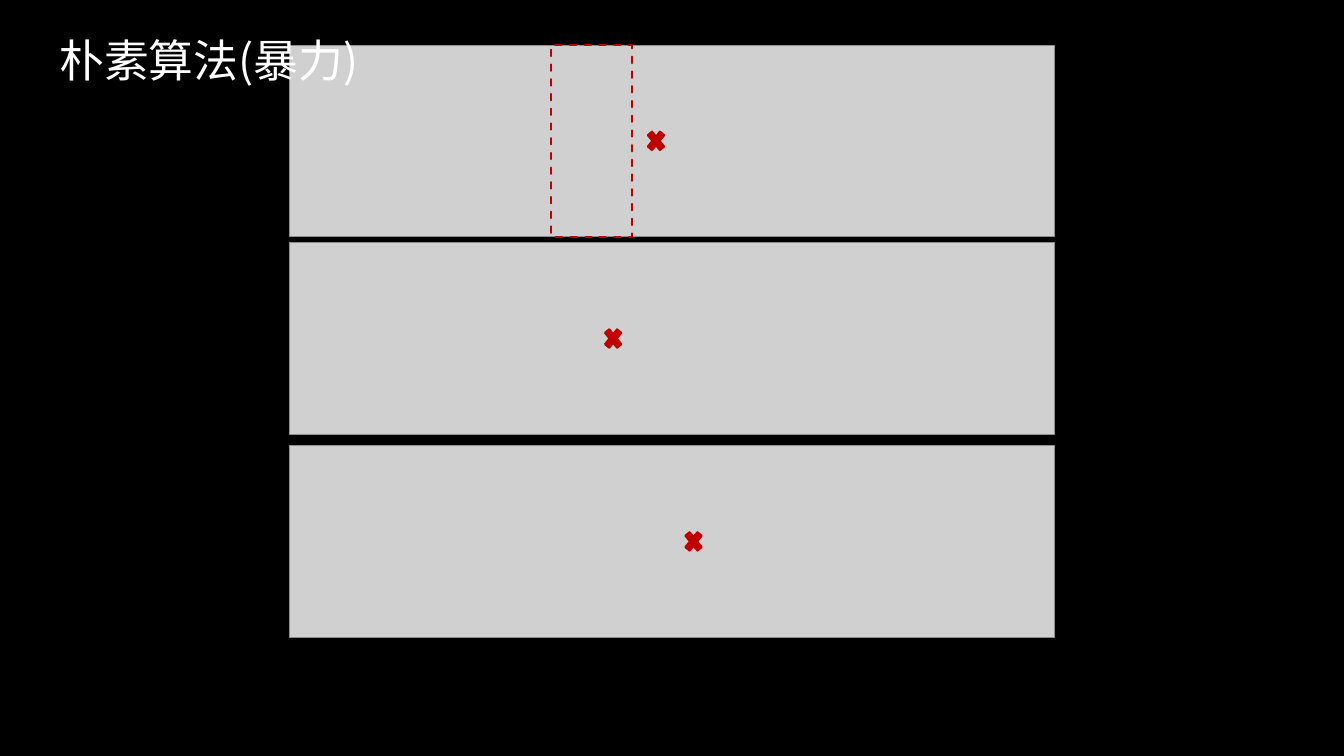
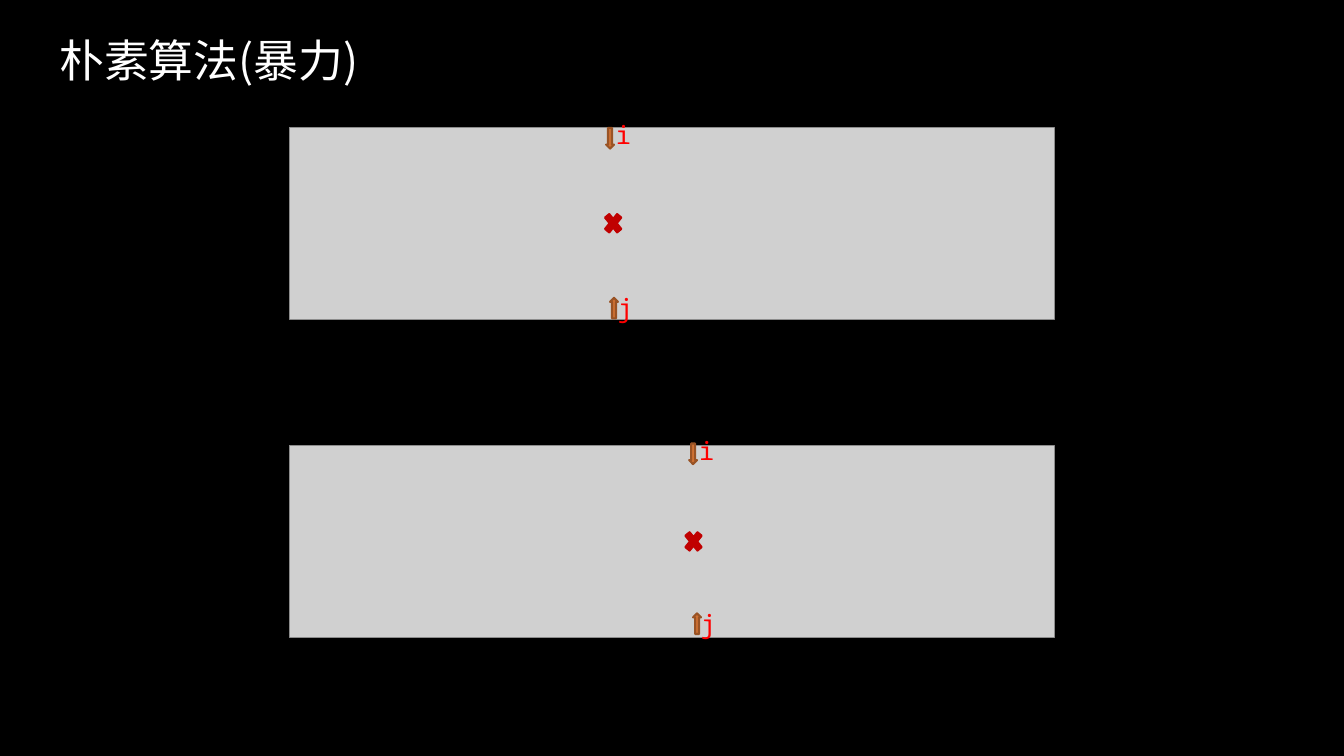
Before and after one commit to gzshawnliang/competitive-programming, a slide deck: slide 4 of doc/Other/KMP算法.pptx (slide 3 before the commit). Drawn at 1344x756 pixels with LibreOffice and Linux fonts; fonts in the diff are those of the drawing; grey boxes stand for pictures; background and template pictures are left out. Boxes give left, top, right and bottom in pixels: in the first picture for what was removed or moved away, otherwise in the second. Text is boxed around its words. In the diff, an @@ line names an element or a change of style, - is before the commit and + after.

```diff
--- a/doc/Other/KMP算法.pptx
+++ b/doc/Other/KMP算法.pptx
@@ picture removed at (290,45,1055,237) @@
@@ rectangle removed at (552,45,632,237) @@
@@ picture: place and size @@
-picture at (290,243,1055,435)
+picture at (290,127,1055,319)
@@ cross removed at (644,127,667,155) @@
@@ cross: place and size @@
-cross at (602,325,625,353)
+cross at (602,209,625,237)
@@ group added at (606,121,633,324): 2 down arrows, 2 texts @@
+i
+j
@@ group added at (690,437,716,640): 2 down arrows, 2 texts @@
+i
+j
```
Also in this commit, not shown: 6 other slides changed, 3 slides added, 1 slide removed, 2 other files.
